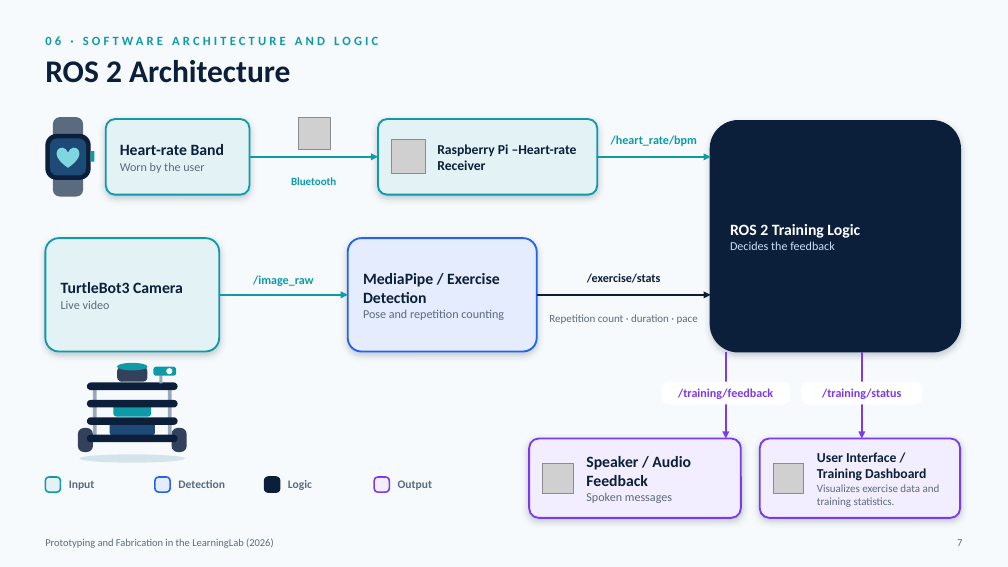
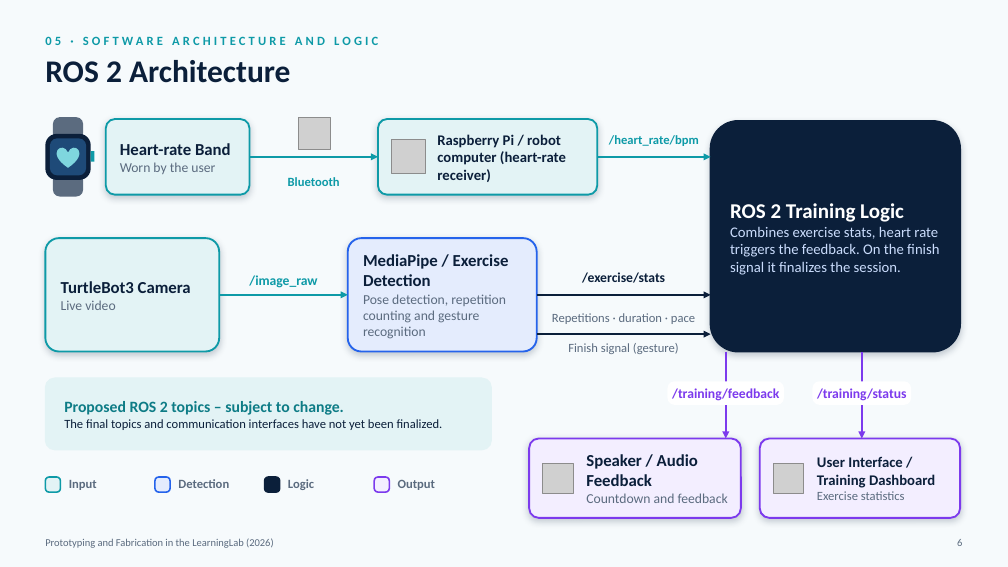
Before and after one commit to nembrinj/protofablab, a slide deck: slide 6 of 2026/projects/Group_102/docs/presentations/midterm.pptx (slide 7 before the commit). Drawn at 1008x567 pixels with LibreOffice and Linux fonts; fonts in the diff are those of the drawing; grey boxes stand for pictures. Boxes give left, top, right and bottom in pixels: in the first picture for what was removed or moved away, otherwise in the second. Text is boxed around its words. In the diff, an @@ line names an element or a change of style, - is before the commit and + after.

```diff
--- a/2026/projects/Group_102/docs/presentations/midterm.pptx
+++ b/2026/projects/Group_102/docs/presentations/midterm.pptx
@@ rounded rectangle "Heart-rate Band" at bbox=[106, 119, 250, 194]: size 15 to 16 pt in "Heart-rate Band"; size 11.5 to 13 pt in "Worn by the user" @@
@@ text in rounded rectangle at bbox=[437, 134, 566, 182]: text changed; size 13 to 14 pt @@
-Raspberry Pi –Heart-rate Receiver
+Raspberry Pi / robot computer (heart-rate receiver)
@@ text "/heart_rate/bpm" at bbox=[609, 135, 699, 146]: size 11.5 to 12 pt @@
@@ text "Bluetooth" at bbox=[288, 177, 340, 186]: size 10.5 to 12 pt @@
@@ text in rounded rectangle at bbox=[730, 203, 904, 222]: size 15 to 20 pt in "ROS 2 Training Logic" @@
@@ rounded rectangle "TurtleBot3 Camera" at bbox=[45, 238, 219, 352]: size 15 to 16 pt in "TurtleBot3 Camera"; size 11.5 to 13 pt in "Live video" @@
@@ text in rounded rectangle at bbox=[730, 226, 939, 275]: text changed; size 11.5 to 14 pt @@
-Decides the feedback
+Combines exercise stats, heart rate triggers the feedback. On the finish signal it finalizes the session.
@@ text in rounded rectangle at bbox=[363, 254, 509, 286]: size 15 to 16 pt in "MediaPipe / Exercise Detection" @@
@@ size 11.5 to 13 pt in 4 elements at bbox=[668, 381, 784, 405], bbox=[813, 381, 912, 405], bbox=[249, 275, 317, 288], bbox=[582, 272, 665, 283] @@
@@ text in rounded rectangle at bbox=[363, 294, 506, 339]: text changed; size 11.5 to 13 pt @@
-Pose and repetition counting
+Pose detection, repetition counting and gesture recognition
@@ text at bbox=[552, 313, 695, 324]: text changed; size 10.5 to 12 pt @@
-Repetition count · duration · pace
+Repetitions · duration · pace
@@ arrow added from (537, 334) to (711, 334), #0B1F3A 2.25 pt @@
@@ text added at bbox=[568, 343, 679, 354], 12 pt, text #5B6B7F @@
+Finish signal (gesture)
@@ rounded rectangle added at bbox=[45, 378, 492, 450], fill #E3F3F5, outline #E3F3F5 1 pt @@
@@ group removed at bbox=[78, 363, 187, 463]: 10 rounded rectangles, 3 ellipses, 3 rectangles @@
@@ rounded rectangle "/training/feedback": place and size @@
-rounded rectangle "/training/feedback" at bbox=[662, 382, 790, 405]
+rounded rectangle "/training/feedback" at bbox=[668, 381, 784, 405]
@@ rounded rectangle "/training/status": place and size @@
-rounded rectangle "/training/status" at bbox=[802, 382, 923, 405]
+rounded rectangle "/training/status" at bbox=[813, 381, 912, 405]
@@ text added at bbox=[64, 401, 443, 430], 12 pt, text #0B1F3A @@
+Proposed ROS 2 topics – subject to change.
+The final topics and communication interfaces have not yet been finalized.
@@ size 11 to 12 pt in 4 elements at bbox=[178, 479, 229, 488], bbox=[69, 480, 97, 490], bbox=[398, 480, 435, 490], bbox=[288, 479, 314, 490] @@
@@ text in rounded rectangle at bbox=[586, 454, 698, 486]: size 15 to 16 pt in "Speaker / Audio Feedback" @@
@@ text in rounded rectangle at bbox=[817, 456, 935, 488]: size 13 to 14 pt in "User Interface / Training Dashboard" @@
@@ text in rounded rectangle at bbox=[586, 493, 728, 503]: text changed; size 11.5 to 13 pt @@
-Spoken messages
+Countdown and feedback
@@ text in rounded rectangle at bbox=[817, 491, 905, 500]: text changed; size 10.5 to 12 pt @@
-Visualizes exercise data and training statistics.
+Exercise statistics
@@ text at bbox=[957, 539, 962, 546]: text changed @@
-7
+6
```
Also in this commit, not shown: 4 other slides changed, 2 slides added, 2 slides removed.
